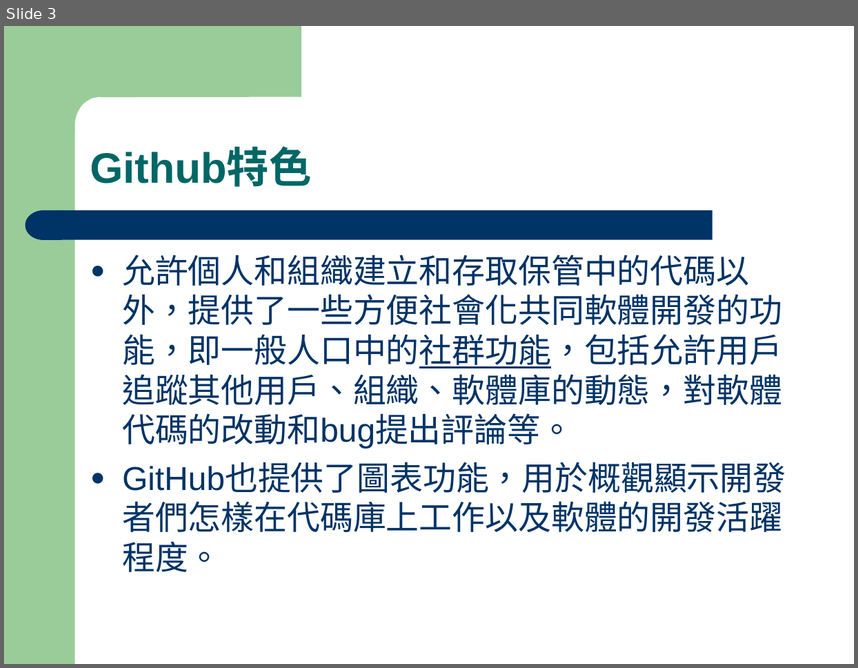
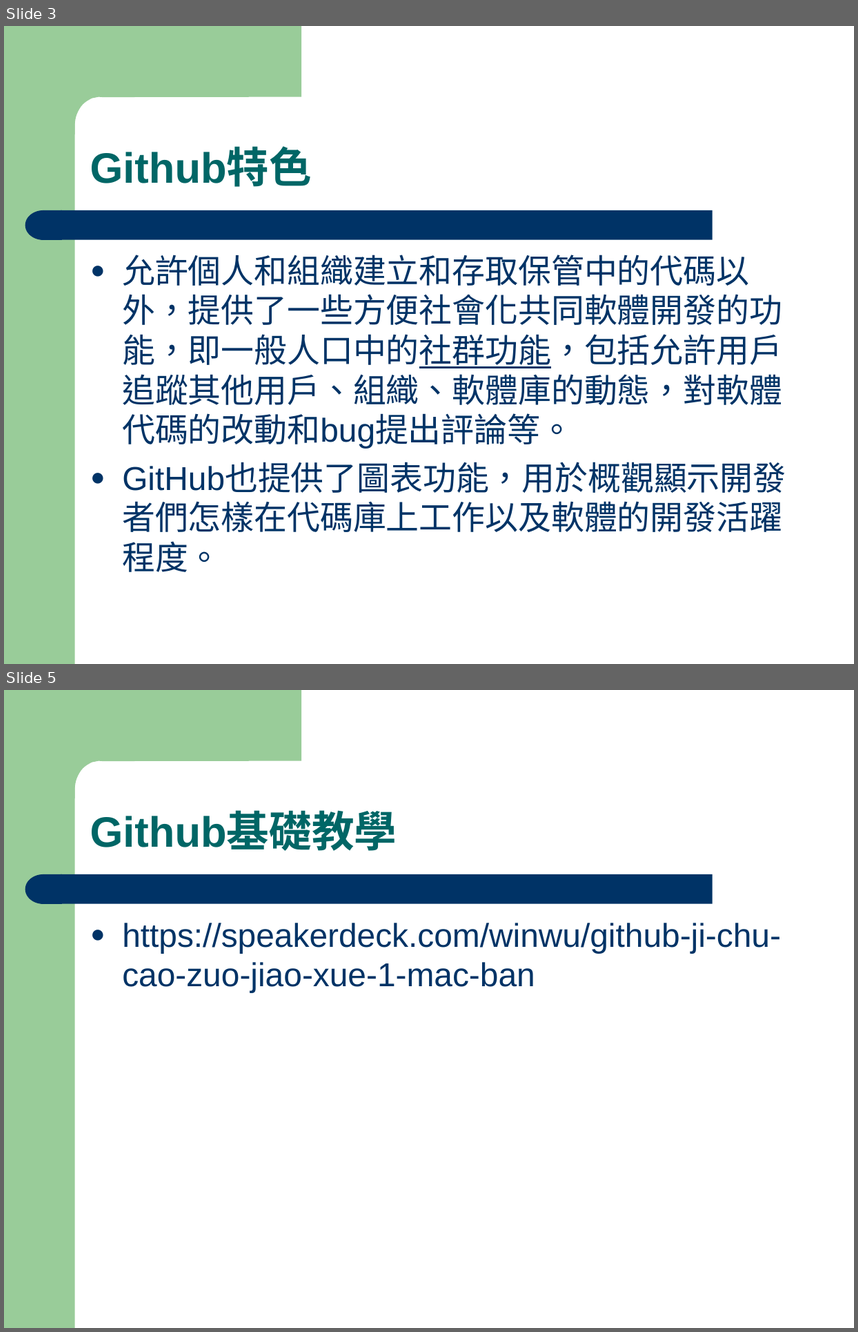
Before and after one commit to chii710050/github-ppt, a slide deck: 1209晨會_github版本控管.ppt. Shown one above the other, each under a label of ours: slide 3 before the commit, slides 3 and 5 after it; the slides between them are not shown. The pictures are 858x668 and 858x1332 pixels, drawn with LibreOffice and Linux fonts; fonts in the diff are those of the drawing. Boxes give left, top, right and bottom in pixels: in the first picture for what was removed or moved away, otherwise in the second. Text is boxed around its words. In the diff, an @@ line names an element or a change of style, - is before the commit and + after.

Commit message:
新增一頁
github基礎教學

```diff
--- a/1209晨會_github版本控管.ppt
+++ b/1209晨會_github版本控管.ppt
@@ slide 5 added at bbox=[4, 690, 854, 1328], background #FFFFFF; not listed: 4 template elements that a slide beside it also shows @@
@@ text added at bbox=[90, 812, 397, 851], 36 pt, text #006666, bold @@
+Github基礎教學
@@ text added at bbox=[122, 923, 781, 993], 28 pt, text #003366 @@
+● https://speakerdeck.com/winwu/github-ji-chu-cao-zuo-jiao-xue-1-mac-ban
```
Also in this commit, not shown: 1 slide changed.
